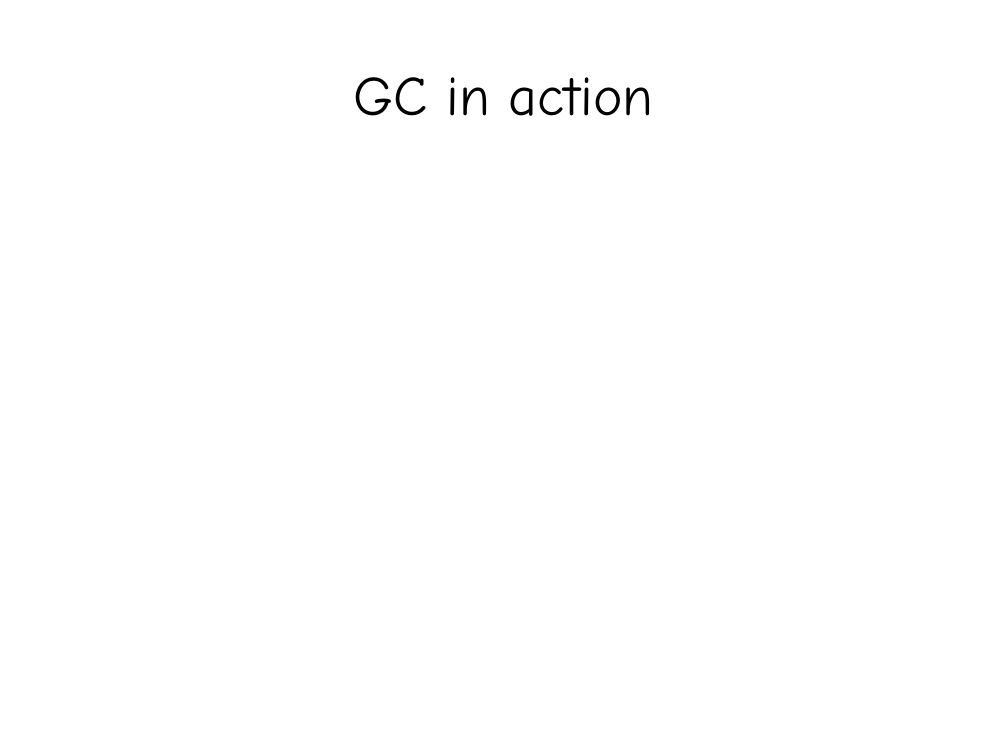
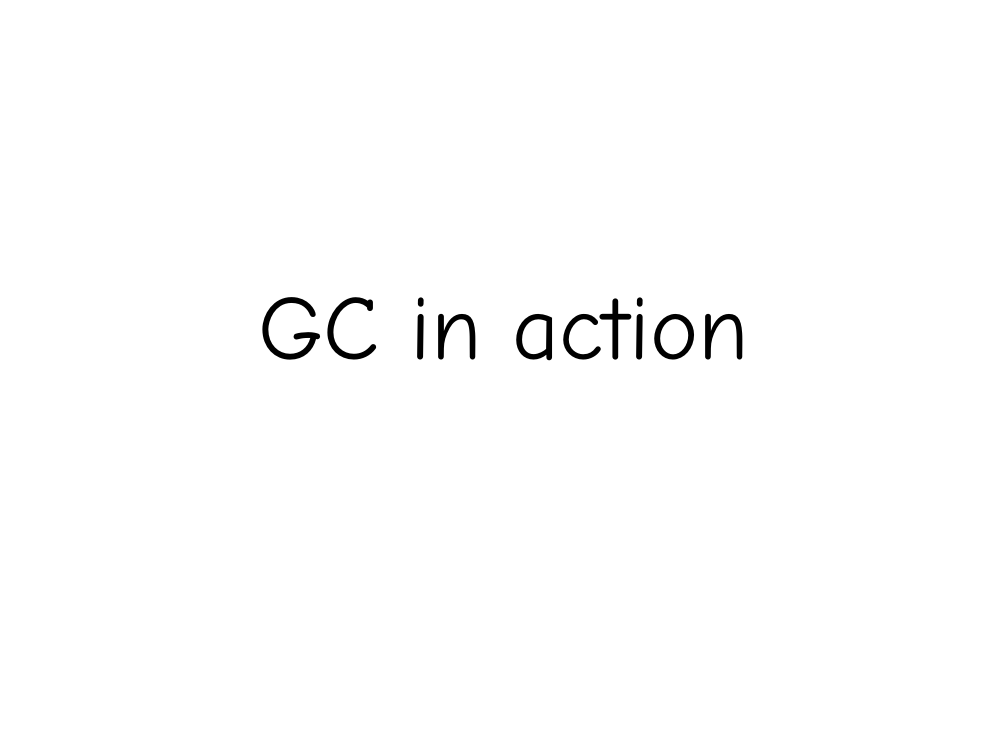
Before and after one commit to exklamationmark/talks, a slide deck: slide 11 of singapore_gophers_apr_2015/talk.odp (slide 10 before the commit). Drawn at 1008x756 pixels with LibreOffice and Linux fonts; fonts in the diff are those of the drawing. Boxes give left, top, right and bottom in pixels: in the first picture for what was removed or moved away, otherwise in the second. Text is boxed around its words. In the diff, an @@ line names an element or a change of style, - is before the commit and + after.

```diff
--- a/singapore_gophers_apr_2015/talk.odp
+++ b/singapore_gophers_apr_2015/talk.odp
@@ subtitle "GC in action" at [258,297,749,361]: size 44 to 72 pt @@
```
Also in this commit, not shown: 9 other slides changed, 2 slides added, 8 other files.
